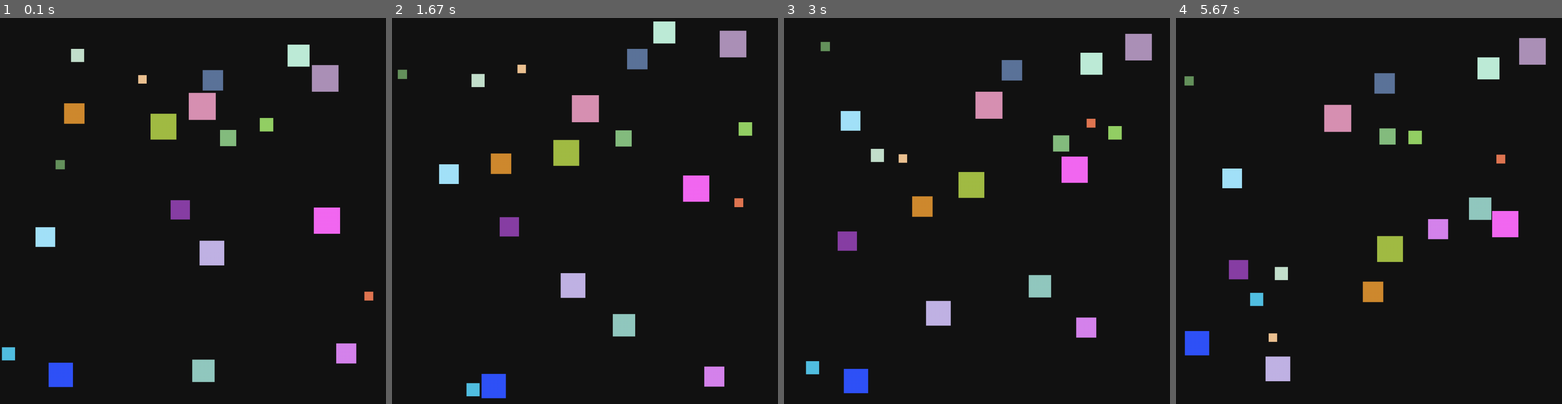
Above: before the commit, frames 1-4 (left to right).
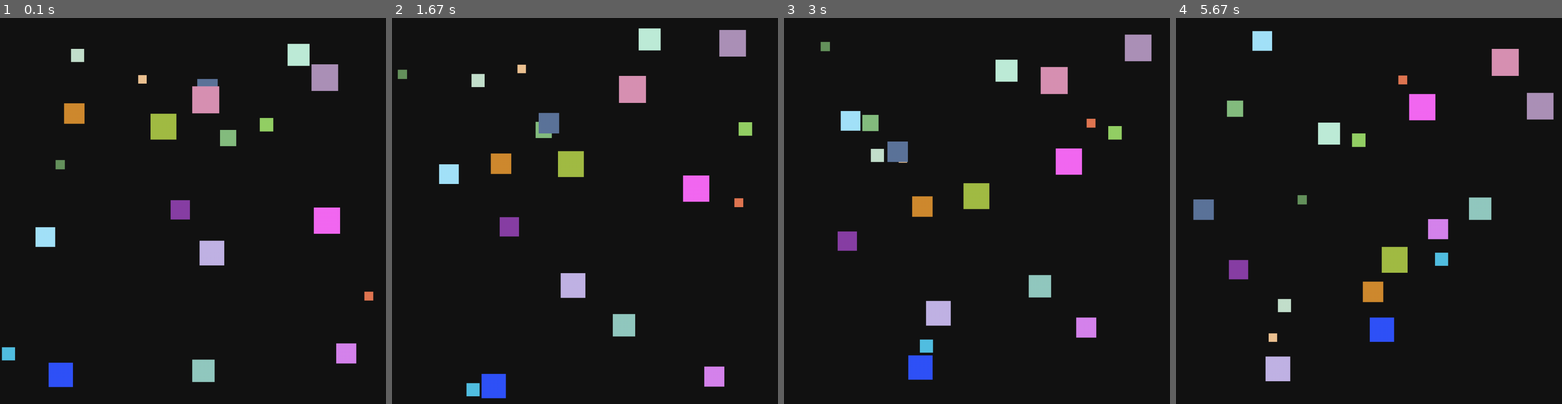
Above: after the commit, the same moments.

Repository: Meaow-09/lab8-pygame
Game: pygame game, started from main.py
Same seed, same stepped clock (60 frames per second), same inputs: the game is played once before the commit and once after it.
Inputs:
- Up to frame 1 (0.1 s): no input
- Up to frame 2 (1.67 s): no input
- Up to frame 3 (3 s): no input
- Up to frame 4 (5.67 s): no input

The runs differ from the first frame. In frame 1, 0.7% of the frame differs, in the area x 48-88%, y 6-27%; in frame 2, 2.9%; in frame 3, 4.5%; in frame 4, 7.2%, in the area x 2-98%, y 3-88%.

Commit message:
remove collision detection system and simplify cod

Diff:
--- a/main.py
+++ b/main.py
@@ -32,9 +32,9 @@
     return screen, clock
 
 
-def create_squares(count: int) -> list[dict[str, object]]:
+def create_squares(count: int) -> list[dict]:
     """Create squares at random positions with random non-zero velocities."""
-    squares: list[dict[str, object]] = []
+    squares = []
 
     for _ in range(count):
         size = random.randint(MIN_SQUARE_SIZE, MAX_SQUARE_SIZE)
@@ -63,76 +63,19 @@
     return squares
 
 
-def squares_overlap(a: dict[str, object], b: dict[str, object]) -> bool:
-    """Return True when two square hitboxes intersect."""
-    ax = float(a["x"])
-    ay = float(a["y"])
-    asize = float(a["size"])
-    bx = float(b["x"])
-    by = float(b["y"])
-    bsize = float(b["size"])
-
-    return ax < bx + bsize and ax + asize > bx and ay < by + bsize and ay + asize > by
-
-
-def resolve_square_collisions(squares: list[dict[str, object]]) -> None:
-    """Make squares change direction when colliding with each other."""
-    for i in range(len(squares)):
-        for j in range(i + 1, len(squares)):
-            first = squares[i]
-            second = squares[j]
-
-            if not squares_overlap(first, second):
-                continue
-
-            first["vx"] = -float(first["vx"])
-            first["vy"] = -float(first["vy"])
-            second["vx"] = -float(second["vx"])
-            second["vy"] = -float(second["vy"])
-
-            # Push apart on the minimum overlap axis to reduce collision jitter.
-            fx = float(first["x"])
-            fy = float(first["y"])
-            fsize = float(first["size"])
-            sx = float(second["x"])
-            sy = float(second["y"])
-            ssize = float(second["size"])
-
-            overlap_x = min(fx + fsize, sx + ssize) - max(fx, sx)
-            overlap_y = min(fy + fsize, sy + ssize) - max(fy, sy)
-
-            if overlap_x <= overlap_y:
-                separation = overlap_x / 2.0
-                if fx < sx:
-                    first["x"] = fx - separation
-                    second["x"] = sx + separation
-                else:
-                    first["x"] = fx + separation
-                    second["x"] = sx - separation
-            else:
-                separation = overlap_y / 2.0
-                if fy < sy:
-                    first["y"] = fy - separation
-                    second["y"] = sy + separation
-                else:
-                    first["y"] = fy + separation
-                    second["y"] = sy - separation
-
 
 def handle_events() -> bool:
     """Process user input and return whether the app should keep running."""
-    running = True
-
     for event in pygame.event.get():
         if event.type == pygame.QUIT:
-            running = False
+            return False
         elif event.type == pygame.KEYDOWN and event.key in (pygame.K_ESCAPE, pygame.K_q):
-            running = False
+            return False
 
-    return running
+    return True
 
 
-def update_squares(squares: list[dict[str, object]]) -> None:
+def update_squares(squares: list[dict]) -> None:
     """Move each square and bounce it when it reaches a screen edge."""
     for square in squares:
         size = int(square["size"])
@@ -153,10 +96,9 @@
             square["y"] = HEIGHT - size
             square["vy"] = -square["vy"]
 
-    resolve_square_collisions(squares)
 
 
-def draw_scene(screen: pygame.Surface, squares: list[dict[str, object]]) -> None:
+def draw_scene(screen: pygame.Surface, squares: list[dict]) -> None:
     """Render all game objects."""
     screen.fill(BACKGROUND_COLOR)
 
@@ -167,7 +109,7 @@
     pygame.display.flip()
 
 
-def run_loop(screen: pygame.Surface, clock: pygame.time.Clock, squares: list[dict[str, object]]) -> None:
+def run_loop(screen: pygame.Surface, clock: pygame.time.Clock, squares: list[dict]) -> None:
     """Main loop that coordinates events, updates, and rendering."""
     running = True
     while running:
Not shown, changed: JOURNAL.md
